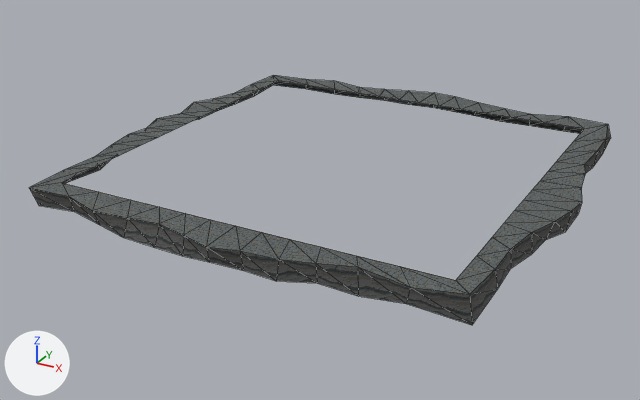
Renders of the glTF model ArenaTaticaUnity/Assets/ArenaTatica/Resources/Models/Mapa/pedreira/entorno_18.glb from each side of a commit.
Before and after are seen from a 50 mm lens placed at (18.0, -35.0, 14.8), pointed at (-0.7, -1.0, -2.2). The lights are fixed; the arrows at lower left show +X, +Y and +Z. The picture after the commit comes second. Mesh edges are drawn as thin lines.

Names of what the first picture shows: 'pedreira_entorno_18'.
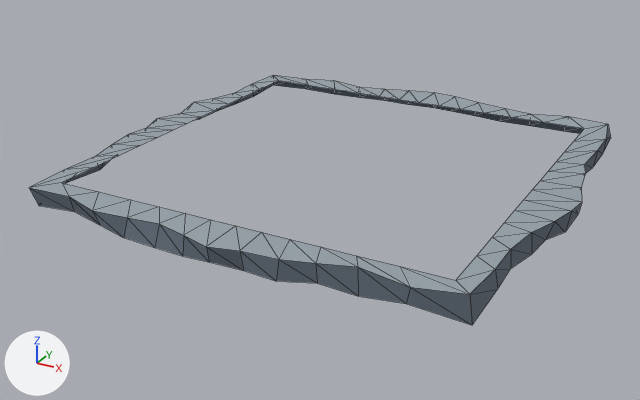
Changed parts and their boxes [x1, y1, x2, y2] in the pictures (640 x 400 px):
'pedreira_entorno_18', surface changed (lighter)
    both: [29, 75, 611, 325]

Patch to the scene script:
```diff
--- a/ArenaTaticaUnity/Assets/ArenaTatica/Resources/Models/Mapa/pedreira/entorno_18.glb.py
+++ b/ArenaTaticaUnity/Assets/ArenaTatica/Resources/Models/Mapa/pedreira/entorno_18.glb.py
@@ mat_pedreira_grama_a @@
 n0 = _N.new('ShaderNodeBsdfPrincipled'); n0.name = 'Principled BSDF'
-n0.inputs[2].default_value = 0.9  # 'Roughness'
+n0.inputs[2].default_value = 0.88  # 'Roughness'
 n1 = _N.new('ShaderNodeOutputMaterial'); n1.name = 'Material Output'
@@ mat_pedreira_grama_a @@
 n2 = _N.new('ShaderNodeMix'); n2.name = 'Mix'
 n2.inputs[0].default_value = 1.0  # 'Factor'
+n2.inputs[7].default_value = (0.31, 0.36, 0.4, 1.0)  # 'B', grey #97a2aa
 n3 = _N.new('ShaderNodeVertexColor'); n3.name = 'Color Attribute'
-n4 = _N.new('ShaderNodeTexImage'); n4.name = 'Image Texture'
-n4.image = img_pedreira_grama_a
-n4.interpolation = 'Closest'
 _L.new(n0.outputs[0], n1.inputs[0])  # 'BSDF' to 'Surface'
 _L.new(n2.outputs[2], n0.inputs[0])  # 'Result' to 'Base Color'
-_L.new(n3.outputs[0], n2.inputs[7])  # 'Color' to 'B'
-_L.new(n4.outputs[0], n2.inputs[6])  # 'Color' to 'A'
+_L.new(n3.outputs[0], n2.inputs[6])  # 'Color' to 'A'
@@ mat_pedreira_terra @@
 n0 = _N.new('ShaderNodeBsdfPrincipled'); n0.name = 'Principled BSDF'
-n0.inputs[2].default_value = 0.9  # 'Roughness'
+n0.inputs[2].default_value = 0.88  # 'Roughness'
 n1 = _N.new('ShaderNodeOutputMaterial'); n1.name = 'Material Output'
@@ mat_pedreira_terra @@
 n2 = _N.new('ShaderNodeMix'); n2.name = 'Mix'
 n2.inputs[0].default_value = 1.0  # 'Factor'
+n2.inputs[7].default_value = (0.12, 0.15, 0.19, 1.0)  # 'B', greyish blue #616c79
 n3 = _N.new('ShaderNodeVertexColor'); n3.name = 'Color Attribute'
-n4 = _N.new('ShaderNodeTexImage'); n4.name = 'Image Texture'
-n4.image = img_pedreira_terra
-n4.interpolation = 'Closest'
 _L.new(n0.outputs[0], n1.inputs[0])  # 'BSDF' to 'Surface'
 _L.new(n2.outputs[2], n0.inputs[0])  # 'Result' to 'Base Color'
-_L.new(n3.outputs[0], n2.inputs[7])  # 'Color' to 'B'
-_L.new(n4.outputs[0], n2.inputs[6])  # 'Color' to 'A'
+_L.new(n3.outputs[0], n2.inputs[6])  # 'Color' to 'A'
```
